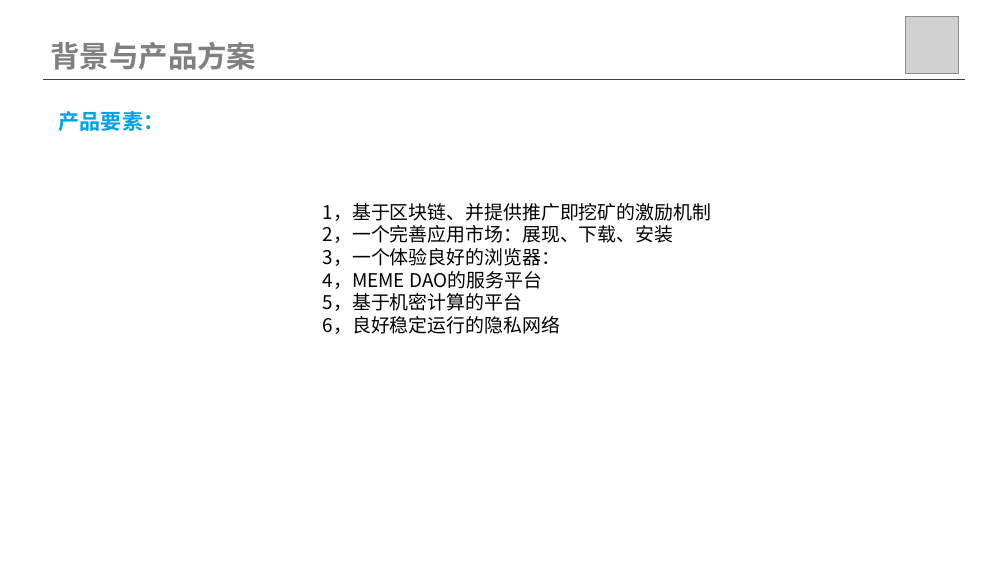
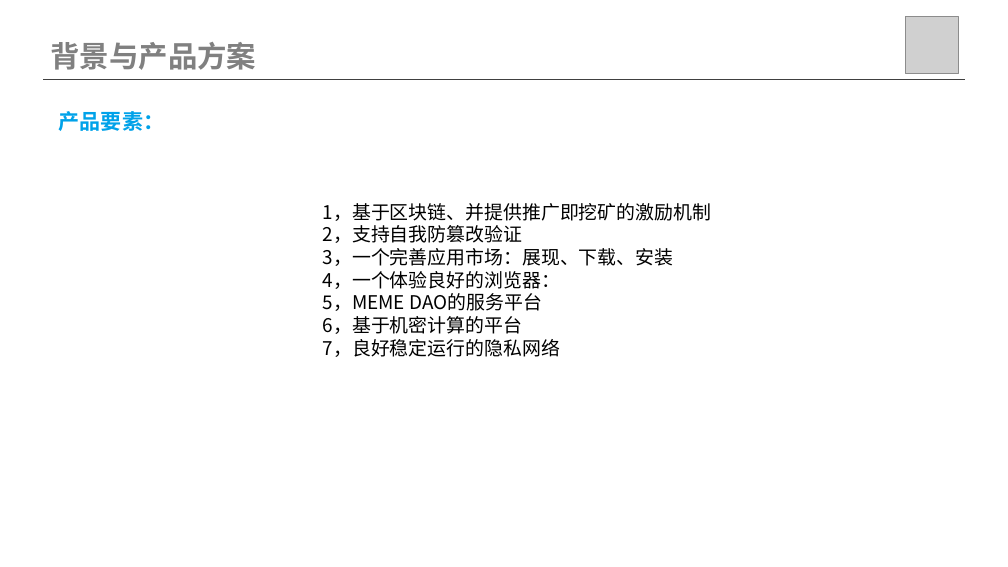
Before and after one commit to web3pioneer/octopus, a slide deck: slide 5 of doc/抗审查的Web3入口.pptx. Drawn at 1008x567 pixels with LibreOffice and Linux fonts; fonts in the diff are those of the drawing; grey boxes stand for pictures. Boxes give left, top, right and bottom in pixels: in the first picture for what was removed or moved away, otherwise in the second. Text is boxed around its words. In the diff, an @@ line names an element or a change of style, - is before the commit and + after.

```diff
--- a/doc/抗审查的Web3入口.pptx
+++ b/doc/抗审查的Web3入口.pptx
@@ text at [323, 225, 674, 357]: text changed @@
-2，一个完善应用市场：展现、下载、安装
-3，一个体验良好的浏览器：
-4，MEME DAO的服务平台
-5，基于机密计算的平台
-6，良好稳定运行的隐私网络
+2，支持自我防篡改验证
+3，一个完善应用市场：展现、下载、安装
+4，一个体验良好的浏览器：
+5，MEME DAO的服务平台
+6，基于机密计算的平台
+7，良好稳定运行的隐私网络
```
Also in this commit, not shown: 2 other slides changed, 3 other files.
